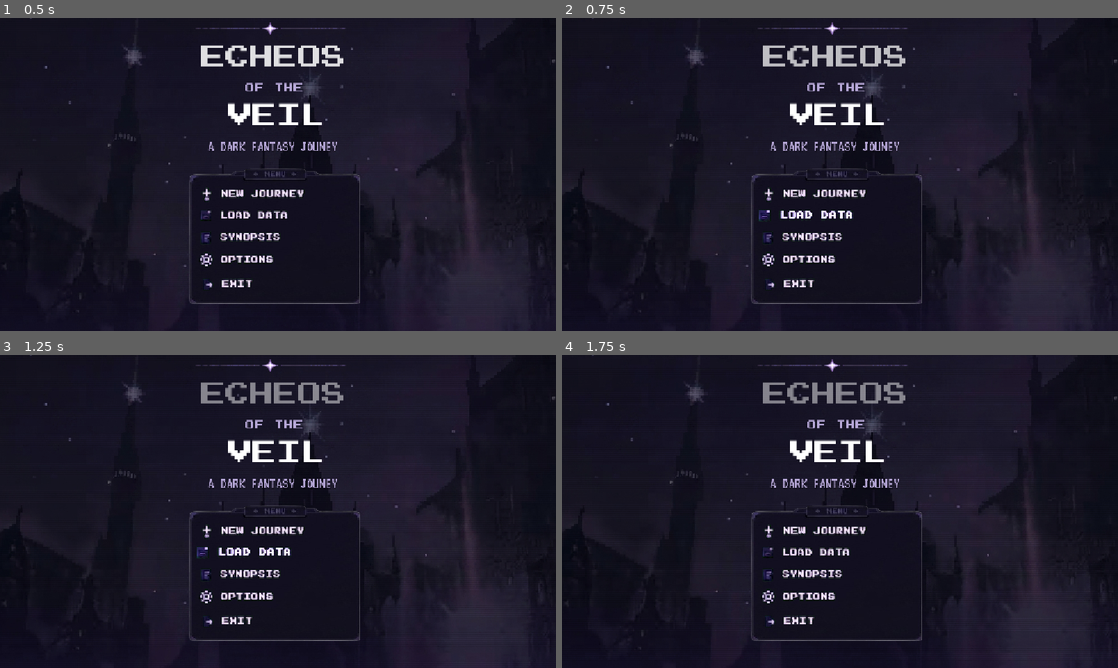
Above: before the commit, frames 1-4 (two rows, left to right).
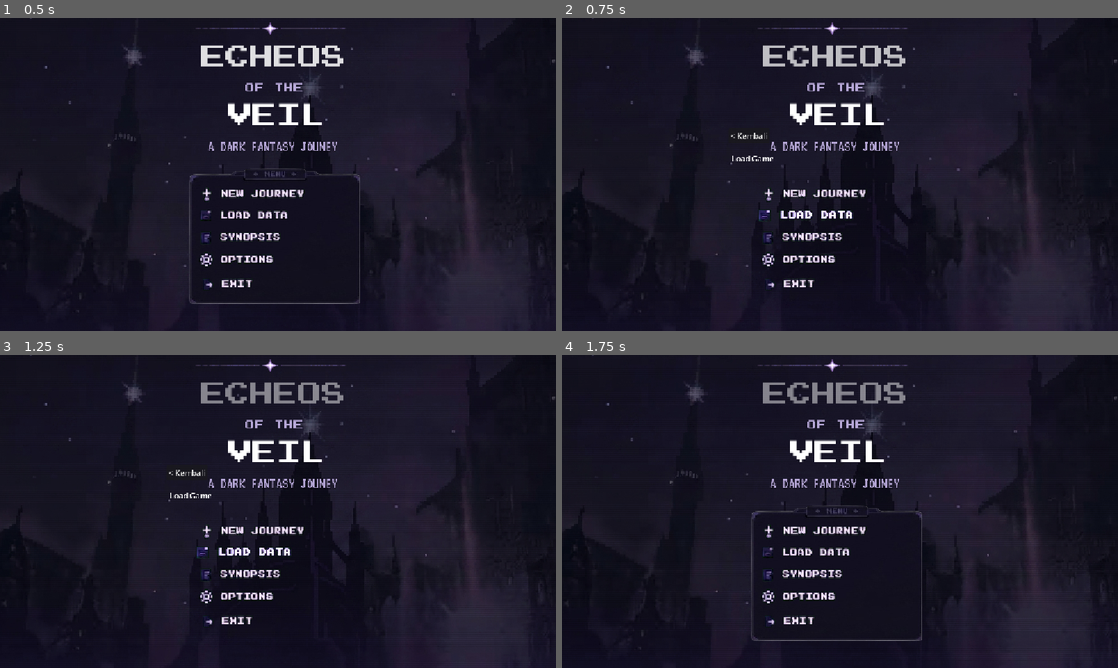
Above: after the commit, the same moments.

Repository: smymrr/Echeos-of-The-Veil
Game: Godot game, scene res://scenes/main_menu.tscn
Same seed, same stepped clock (60 frames per second), same inputs: the game is played once before the commit and once after it. This scene is started directly instead of the project's main scene.
Inputs (mouse positions are in pixels of both pictures, inside the frame that each line leads up to):
- Up to frame 1 (0.5 s): no input
- Up to frame 2 (0.75 s): click (806, 215) at 0.5 s
- Up to frame 3 (1.25 s): no input
- Up to frame 4 (1.75 s): click (751, 473) at 1.25 s, where only the run after the commit has a clickable "< Kembali"

Frame 1 is identical in both runs. In frame 2, 0.5% of the frame differs, in the area x 30-65%, y 36-92%; in frame 3, 0.5%; in frame 4, nothing differs.

Commit message:
Adding navigation script

Diff:
--- a/scenes/main_menu.tscn
+++ b/scenes/main_menu.tscn
@@ -4,6 +4,7 @@
 [ext_resource type="Texture2D" uid="uid://cw6pyn1gewy67" path="res://assets/ui/main_menu/background.jpg" id="1_hd3la"]
 [ext_resource type="Texture2D" uid="uid://bbviorjjhonmr" path="res://scanline.png" id="2_b6svo"]
 [ext_resource type="Texture2D" uid="uid://cp7e3nmdinkw8" path="res://assets/ui/main_menu/panel_menu.png" id="3_tgyvh"]
+[ext_resource type="Script" uid="uid://0ac6lpxj1mir" path="res://scripts/ui/main_menu/menu_navigation.gd" id="5_flqon"]
 [ext_resource type="FontFile" uid="uid://dv5a7nnnjp0tk" path="res://assets/font/PressStart2P.ttf" id="7_jk1qb"]
 [ext_resource type="FontFile" uid="uid://u84i6l5lbqf8" path="res://assets/font/VT323-Regular.ttf" id="8_5dd4i"]
 [ext_resource type="Texture2D" uid="uid://c6bqnxttag3il" path="res://assets/ui/main_menu/Text Panel.png" id="8_jhmoq"]
@@ -56,6 +57,9 @@
 position = Vector2(565, 456.00003)
 scale = Vector2(1.2531828, 1.0716465)
 texture = ExtResource("3_tgyvh")
+script = ExtResource("5_flqon")
+load_data_button = NodePath("../Load_Data")
+load_data_screen = NodePath("../LoadDataScreen")
 
 [node name="New_Journey" type="TextureButton" parent="." unique_id=784365794]
 layout_mode = 0
@@ -167,3 +171,27 @@
 
 [node name="HoverSound" type="AudioStreamPlayer" parent="." unique_id=759121367]
 stream = ExtResource("11_flqon")
+
+[node name="LoadDataScreen" type="Control" parent="." unique_id=1503683661]
+layout_mode = 1
+anchor_bottom = 0.307
+offset_left = 346.0
+offset_top = 234.0
+offset_right = 800.0
+offset_bottom = 301.064
+
+[node name="Label" type="Label" parent="LoadDataScreen" unique_id=1101094349]
+layout_mode = 0
+offset_left = 5.0
+offset_top = 45.0
+offset_right = 93.0
+offset_bottom = 68.0
+text = "Load Game"
+
+[node name="BackButton" type="Button" parent="LoadDataScreen" unique_id=383716412]
+layout_mode = 0
+offset_left = -1.0
+offset_top = -6.0
+offset_right = 84.0
+offset_bottom = 25.0
+text = "< Kembali"
--- /dev/null
+++ b/scripts/ui/main_menu/menu_navigation.gd
@@ -0,0 +1,77 @@
+extends CanvasItem
+
+@export_group("Tombol Menu")
+@export var new_journey_button: NodePath
+@export var load_data_button: NodePath
+@export var synopsis_button: NodePath
+@export var options_button: NodePath
+@export var exit_button: NodePath
+
+@export_group("Screen / Panel Tujuan")
+@export var new_journey_screen: NodePath
+@export var load_data_screen: NodePath
+@export var synopsis_screen: NodePath
+@export var options_screen: NodePath
+
+var _screens: Array[Control] = []
+
+
+func _ready() -> void:
+	var pairs := [
+		[new_journey_button, new_journey_screen],
+		[load_data_button, load_data_screen],
+		[synopsis_button, synopsis_screen],
+		[options_button, options_screen],
+	]
+
+	for pair in pairs:
+		var btn: BaseButton = get_node_or_null(pair[0])
+		var screen: Control = get_node_or_null(pair[1])
+
+		if screen:
+			screen.visible = false
+			_screens.append(screen)
+			_connect_back_button(screen)
+
+		if btn and screen:
+			btn.pressed.connect(_show_screen.bind(screen))
+		elif btn == null and pair[0] != NodePath():
+			push_warning("Tombol tidak ditemukan: %s" % pair[0])
+		elif screen == null and pair[1] != NodePath():
+			push_warning("Screen tidak ditemukan: %s" % pair[1])
+
+	var exit_btn: BaseButton = get_node_or_null(exit_button)
+	if exit_btn:
+		exit_btn.pressed.connect(_on_exit_pressed)
+
+
+func _show_screen(screen: Control) -> void:
+	visible = false # sembunyikan MenuPanel
+	for s in _screens:
+		s.visible = (s == screen)
+
+
+func show_menu() -> void:
+	visible = true
+	for s in _screens:
+		s.visible = false
+
+
+func _on_exit_pressed() -> void:
+	get_tree().quit()
+
+
+func _connect_back_button(screen: Control) -> void:
+	var back_btn := _find_node_by_name(screen, "BackButton")
+	if back_btn and back_btn is BaseButton:
+		back_btn.pressed.connect(show_menu)
+
+
+func _find_node_by_name(node: Node, target_name: String) -> Node:
+	for child in node.get_children():
+		if child.name == target_name:
+			return child
+		var found := _find_node_by_name(child, target_name)
+		if found:
+			return found
+	return null
Not shown, added: scripts/ui/main_menu/menu_navigation.gd.uid
